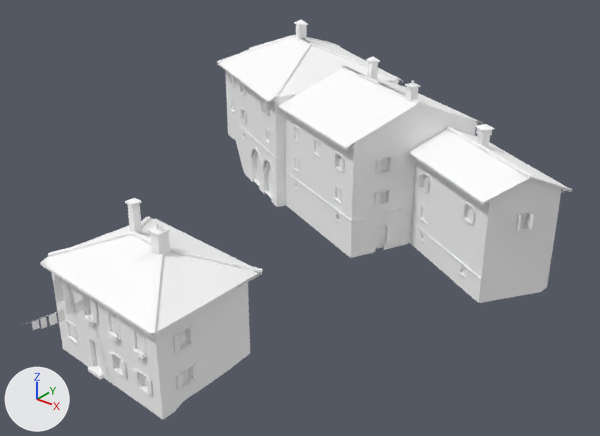
The glTF model games/yorimichi/assets/belmonte/meshes/SM_BM_BT_blk_14.glb, before and after one commit.
Rendered twice from a 50 mm camera at (40.3, -50.7, 34.3) aimed at (1.4, -2.1, 4.1). The lights are fixed; the arrows at lower left show +X, +Y and +Z. The first picture is the older version. Vertices at exactly the same position are counted once.

Before the edit, the objects in view are built like this:
```python
me_sm_bt_blk_14 = bpy.data.meshes.new('SM_BT_blk_14')
me_sm_bt_blk_14.from_pydata(...)  # 9217 vertices, 10682 faces; spans x -22.2..20.7, y -27.4..24.1, z -0.6..15.8
me_sm_bt_blk_14.materials.append(mat_bm_000_m_stone_013)
me_sm_bt_blk_14.materials.append(mat_bm_001_m_ashlar_013)
me_sm_bt_blk_14.materials.append(mat_bm_002_m_roof_002)
me_sm_bt_blk_14.materials.append(mat_bm_003_m_wood_002)
me_sm_bt_blk_14.materials.append(mat_bm_004_m_rubble_001)
me_sm_bt_blk_14.materials.append(mat_bm_005_m_iron_001)
me_sm_bt_blk_14.materials.append(mat_bm_006_m_vcol_001)
me_sm_bt_blk_14.materials.append(mat_bm_007_m_glass_dark_001)
me_sm_bt_blk_14.materials.append(mat_bm_008_m_window_lit_001)
ob_sm_bm_bt_blk_14 = bpy.data.objects.new('SM_BM_BT_blk_14', me_sm_bt_blk_14)
ob_sm_bm_bt_blk_14.location = (0.0, 0.0, 0.0)
```
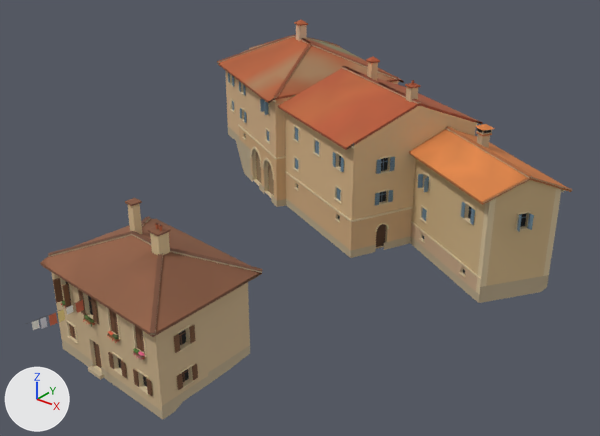
Location of each change, [x1, y1, x2, y2] in pixels of the pictures (600 x 436 px):
part 1 of me_sm_bt_blk_14, recoloured (white to beige): [26, 20, 572, 419] in both

The change in detail:
me_sm_bt_blk_14 has 9217 vertices, 10682 faces and spans x -22.2..20.7, y -27.4..24.1, z -0.6..15.8.
me_sm_bt_blk_14 is used by ob_sm_bm_bt_blk_14; location (0.0, 0.0, 0.0).
me_sm_bt_blk_14 part 1: 10682 faces centred in x -22.2..20.7, y -27.4..24.1, z -0.5..15.6 are repainted in the vertex colours; the middle colour goes from white #ffffff to beige #ceb48c.
